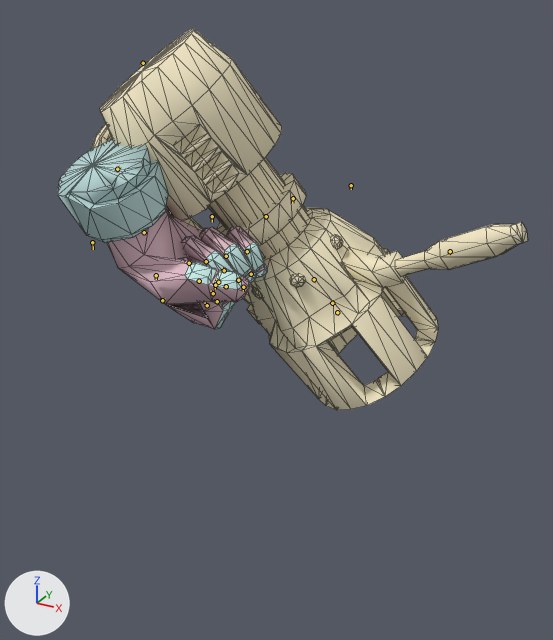
The Blender file models/BlenderFiles/Egon.blend as it was, and as the next commit left it.
One viewpoint serves both versions: a 50 mm camera at (17.3, -16.8, 14.6) aimed at (3.1, 9.1, 1.6). Lighting does not change. The marker at lower left points along +X, +Y and +Z. Both versions are drawn at frame 0 of the action 'draw'; the numbers are the values there. The bones that bend it are drawn over the model as lines. Mesh edges are drawn as thin lines.

In view in the first picture: 'v_egon_reference', 'v_egon_v_gordon_hands_reference'.
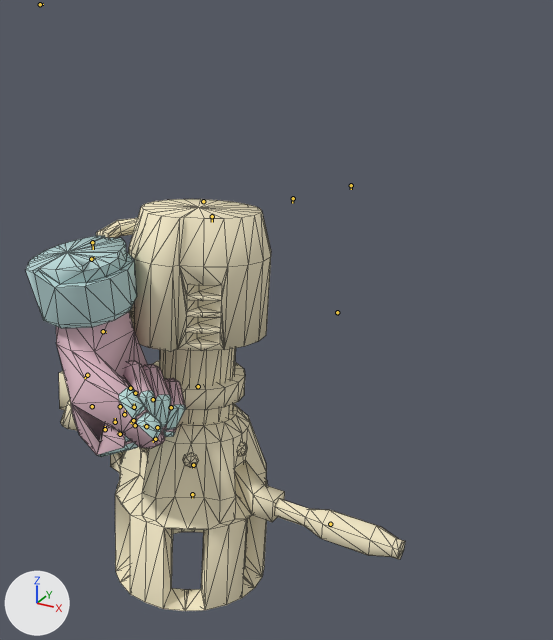
Where the change shows, as pixel boxes [x1, y1, x2, y2] in the pictures (553 x 640 px):
```json
{"object": "v_egon_reference", "change": "posed", "before": [91, 29, 528, 410], "after": [59, 199, 405, 611], "on screen": "21% narrower, 8% taller"}
{"object": "v_egon_v_gordon_hands_reference", "change": "posed", "before": [58, 139, 267, 329], "after": [26, 236, 186, 457], "on screen": "23% narrower, 16% taller"}
{"bone": "Bip01 R Hand", "before": "(144, 232) to (146, 231)", "after": "(103, 331) to (106, 332)"}
```

Scene script edits in JSON lines:
```json
{"block": "bone_bip01_r_upperarm", "where": "bone_bip01_r_upperarm = bpy.data.objects['v_egon.qc_skeleton'].pose.bones['Bip01 R UpperArm']  # child of 'Bip01 R Clavicle'"}
{"op": "set", "path": "bone_bip01_r_upperarm.rotation_euler", "old": "(-0.0175, -0.0175, 0.209)", "new": "(0.0, 0.0, 0.0)", "note": "degrees (-1, -1, 12) -> degrees (0, 0, 0)"}
{"block": "bone_bip01_r_forearm", "where": "bone_bip01_r_forearm = bpy.data.objects['v_egon.qc_skeleton'].pose.bones['Bip01 R Forearm']  # child of 'Bip01 R UpperArm'"}
{"op": "set", "path": "bone_bip01_r_forearm.rotation_euler", "old": "(0.0, 0.0, 0.14)", "new": "(0.0, 0.0, 0.0)", "note": "degrees (0, 0, 8) -> degrees (0, 0, 0)"}
{"block": "bone_bip01_r_hand", "where": "bone_bip01_r_hand = bpy.data.objects['v_egon.qc_skeleton'].pose.bones['Bip01 R Hand']  # child of 'Bip01 R Forearm'"}
{"op": "set", "path": "bone_bip01_r_hand.rotation_euler", "old": "(-0.0349, 0.192, 0.489)", "new": "(0.0, 0.0, 0.0)", "note": "degrees (-2, 11, 28) -> degrees (0, 0, 0)"}
```
